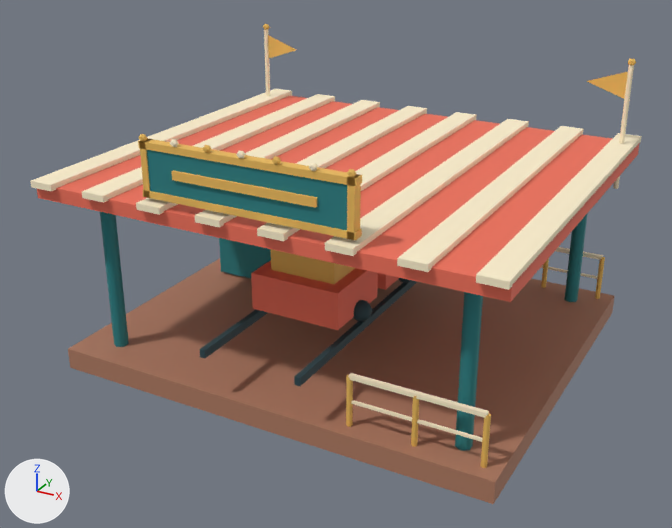
One commit to the glTF model games/brightway-park/public/art/models/ride_coaster.glb: the scene before it, then after it.
Rendered twice from a 50 mm lens placed at (6.6, -12.74, 7.7), pointed at (-0.15, -0.47, 1.57). The axes (+X, +Y, +Z) are drawn at lower left. The lights are the same throughout. The first picture is the older version. Where no turn or scale is listed for an object, it has been applied to the vertices.

Objects in the first picture: 'ride_coaster_0', 'ride_coaster_1', 'ride_coaster_2', 'ride_coaster_3', 'ride_coaster_5', 'ride_coaster_6', 'ride_coaster_7'.
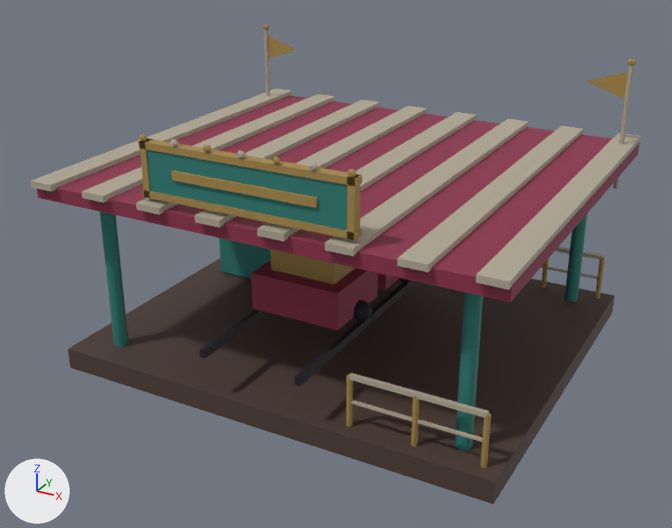
What differs and where, as boxes [x1, y1, x2, y2] in the pictures (672 x 528 px):
'ride_coaster_0', recoloured (darker): [68, 258, 615, 504] in both
'ride_coaster_2', recoloured (darker): [37, 96, 640, 330] in both
'ride_coaster_3', recoloured: [30, 29, 642, 442] in both
'ride_coaster_6', recoloured: [138, 24, 636, 468] in both
'ride_coaster_7', recoloured: [268, 35, 628, 99] in both

Edits to the bpy script that builds the scene:
```text
Change mat_material_0:
    mat_material_0.base_color: (0.418, 0.191, 0.117) -> (0.0742, 0.0437, 0.0331)  # brown #ad7960 -> brown #4d3b33
Change mat_material_2:
    mat_material_2.base_color: (0.863, 0.162, 0.0999) -> (0.262, 0.0284, 0.0685)  # red #ef7059 -> red #8c2f4a
Change mat_material_3:
    mat_material_3.base_color: (1.0, 0.88, 0.624) -> (0.44, 0.392, 0.301)  # beige #fff1cf -> grey #b1a895
Change mat_material_6:
    mat_material_6.base_color: (0.847, 0.503, 0.107) -> (0.381, 0.254, 0.0685)  # orange #edbc5c -> brown #a68a4a
Change mat_material_7:
    mat_material_7.base_color: (0.847, 0.503, 0.107) -> (0.381, 0.254, 0.0685)  # orange #edbc5c -> brown #a68a4a
```
